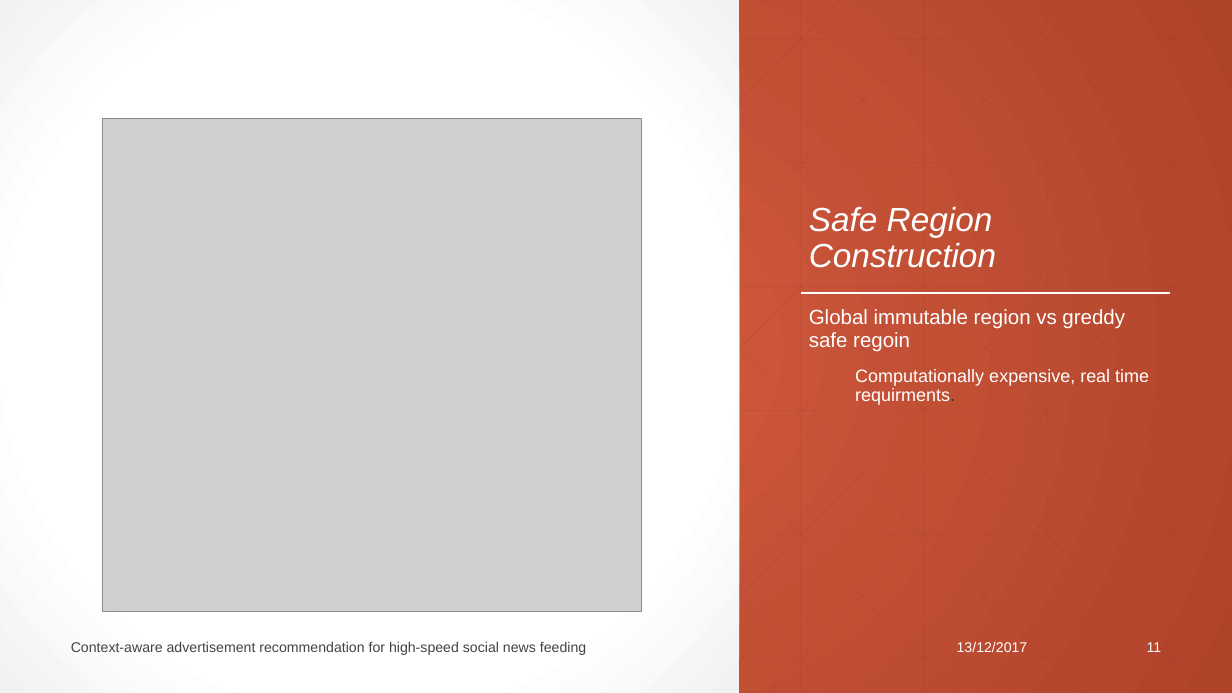
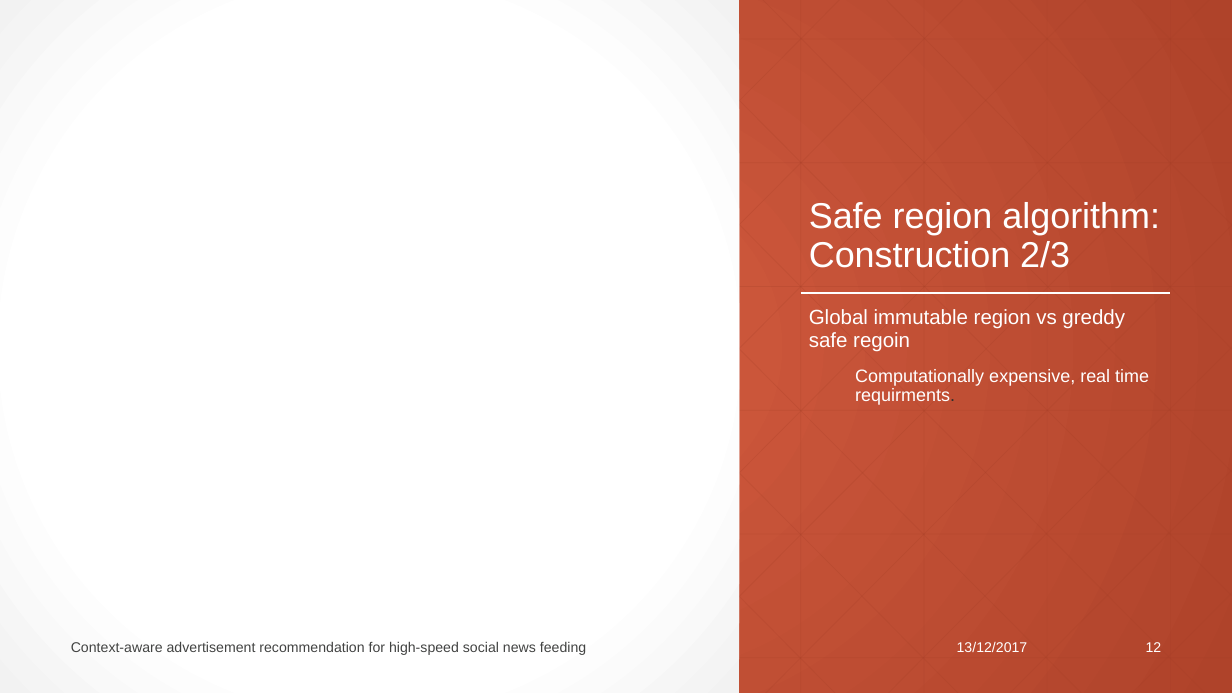
Before and after one commit to maltahan/Seminar, a slide deck: slide 12 of SeminarPresentation.pptx (slide 11 before the commit). Drawn at 1232x693 pixels with LibreOffice and Linux fonts; fonts in the diff are those of the drawing; grey boxes stand for pictures. Boxes give left, top, right and bottom in pixels: in the first picture for what was removed or moved away, otherwise in the second. Text is boxed around its words. In the diff, an @@ line names an element or a change of style, - is before the commit and + after.

```diff
--- a/SeminarPresentation.pptx
+++ b/SeminarPresentation.pptx
@@ picture removed at (102,118,641,612) @@
@@ title at (809,202,1160,268): text changed; size 26 to 28 pt; italic off @@
-Safe Region Construction
+Safe region algorithm: Construction 2/3
@@ page number at (1146,642,1162,652): text changed @@
-11
+12
```
Also in this commit, not shown: 10 other slides changed, 3 slides added.
